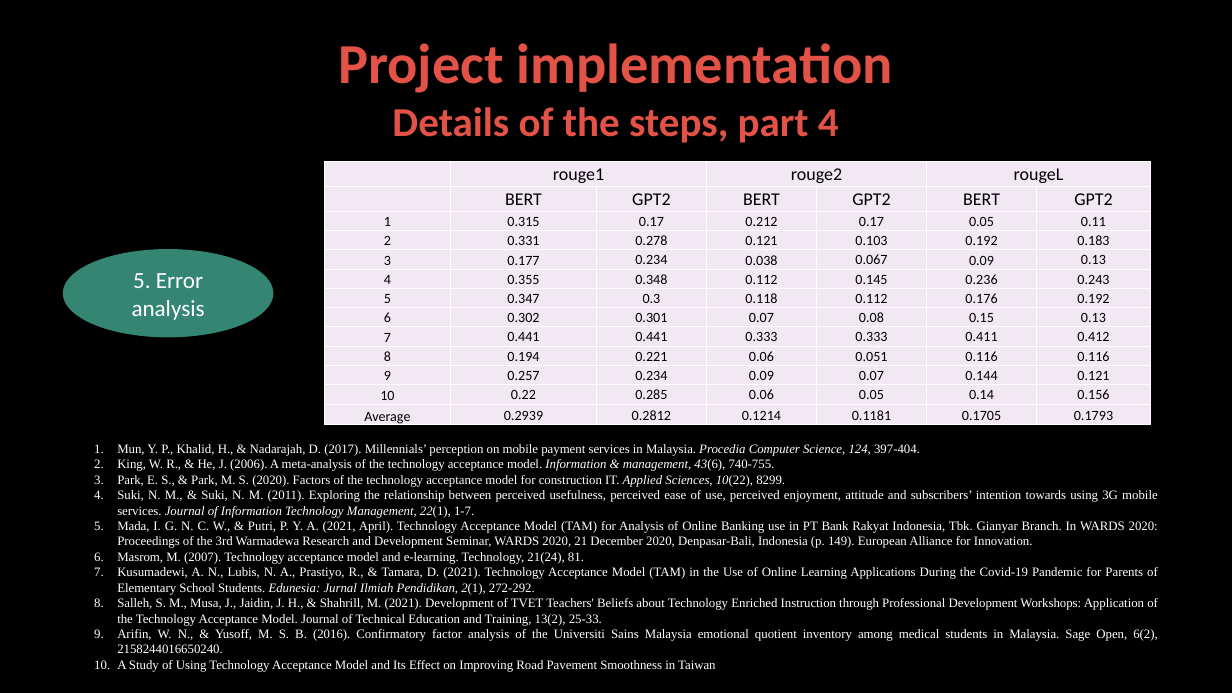
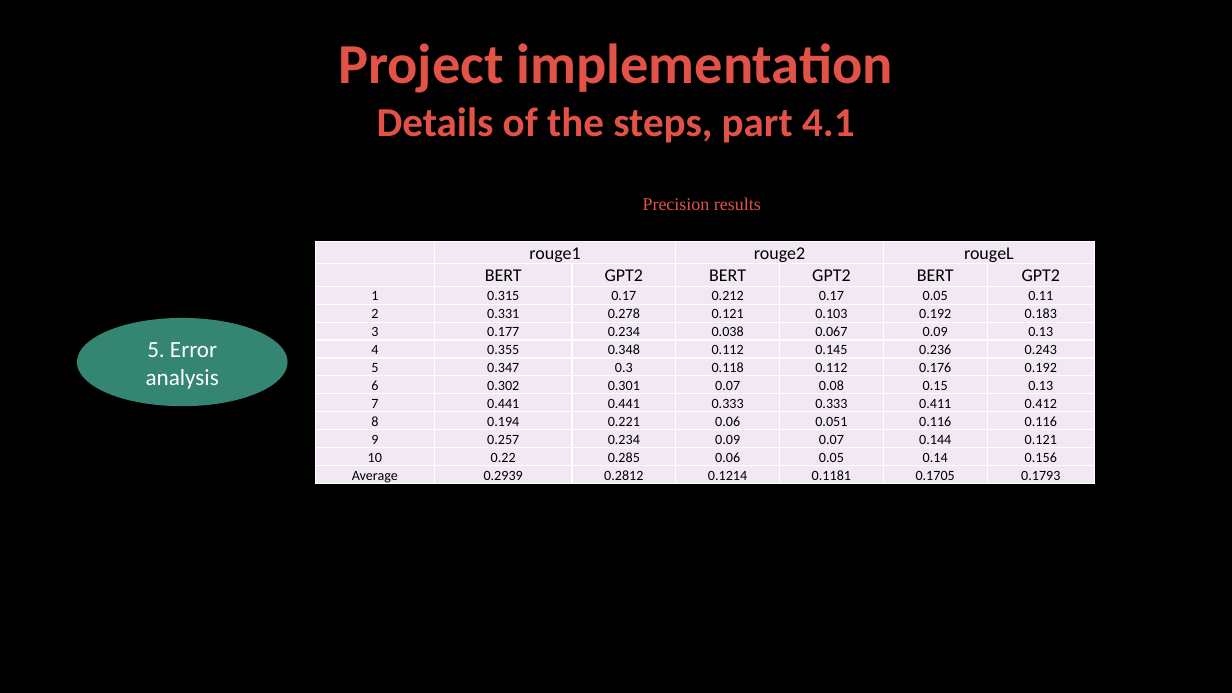
Before and after one commit to genakogan/Advanced-techniques-in-information-retrieval, a slide deck: slide 13 of FinalProject.pptx (slide 12 before the commit). Drawn at 1232x693 pixels with LibreOffice and Linux fonts; fonts in the diff are those of the drawing; background and template pictures are left out. Boxes give left, top, right and bottom in pixels: in the first picture for what was removed or moved away, otherwise in the second. Text is boxed around its words. In the diff, an @@ line names an element or a change of style, - is before the commit and + after.

Commit message:
add: Folders for data and results

```diff
--- a/FinalProject.pptx
+++ b/FinalProject.pptx
@@ text at [377, 107, 855, 143]: text changed @@
-Details of the steps, part 4
+Details of the steps, part 4.1
@@ text added at [643, 197, 761, 210], 14 pt, text #E25247 @@
+Precision results
@@ table: place and size @@
-table at [324, 162, 1151, 428]
+table at [315, 241, 1093, 487]
@@ ellipse "5. Error analysis": place and size @@
-ellipse "5. Error analysis" at [64, 250, 273, 336]
+ellipse "5. Error analysis" at [78, 319, 287, 405]
@@ text removed at [117, 444, 1158, 672] @@
-1. Mun, Y. P., Khalid, H., & Nadarajah, D. (2017). Millennials’ perception on mobile payment services in Malaysia. Procedia Computer Science, 124, 397-404.
-2. King, W. R., & He, J. (2006). A meta-analysis of the technology acceptance model. Information & management, 43(6), 740-755.
-3. Park, E. S., & Park, M. S. (2020). Factors of the technology acceptance model for construction IT. Applied Sciences, 10(22), 8299.
-4. Suki, N. M., & Suki, N. M. (2011). Exploring the relationship between perceived usefulness, perceived ease of use, perceived enjoyment, attitude and subscribers’ intention towards using 3G mobile services. Journal of Information Technology Management, 22(1), 1-7.
-5. Mada, I. G. N. C. W., & Putri, P. Y. A. (2021, April). Technology Acceptance Model (TAM) for Analysis of Online Banking use in PT Bank Rakyat Indonesia, Tbk. Gianyar Branch. In WARDS 2020: Proceedings of the 3rd Warmadewa Research and Development Seminar, WARDS 2020, 21 December 2020, Denpasar-Bali, Indonesia (p. 149). European Alliance for Innovation.
-6. Masrom, M. (2007). Technology acceptance model and e-learning. Technology, 21(24), 81.
-7. Kusumadewi, A. N., Lubis, N. A., Prastiyo, R., & Tamara, D. (2021). Technology Acceptance Model (TAM) in the Use of Online Learning Applications During the Covid-19 Pandemic for Parents of Elementary School Students. Edunesia: Jurnal Ilmiah Pendidikan, 2(1), 272-292.
-8. Salleh, S. M., Musa, J., Jaidin, J. H., & Shahrill, M. (2021). Development of TVET Teachers' Beliefs about Technology Enriched Instruction through Professional Development Workshops: Application of the Technology Acceptance Model. Journal of Technical Education and Training, 13(2), 25-33.
-9. Arifin, W. N., & Yusoff, M. S. B. (2016). Confirmatory factor analysis of the Universiti Sains Malaysia emotional quotient inventory among medical students in Malaysia. Sage Open, 6(2), 2158244016650240.
-10. A Study of Using Technology Acceptance Model and Its Effect on Improving Road Pavement Smoothness in Taiwan
```
Also in this commit, not shown: 5 other slides changed, 2 slides added, 14 other files.
